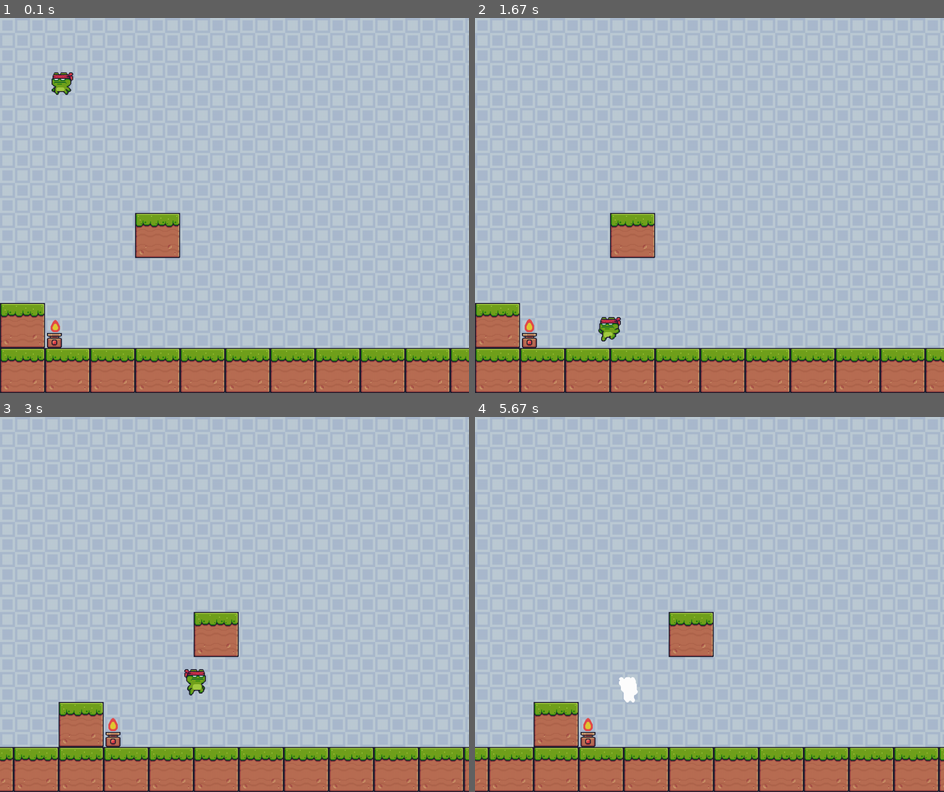
Above: before the commit, frames 1-4 (two rows, left to right).
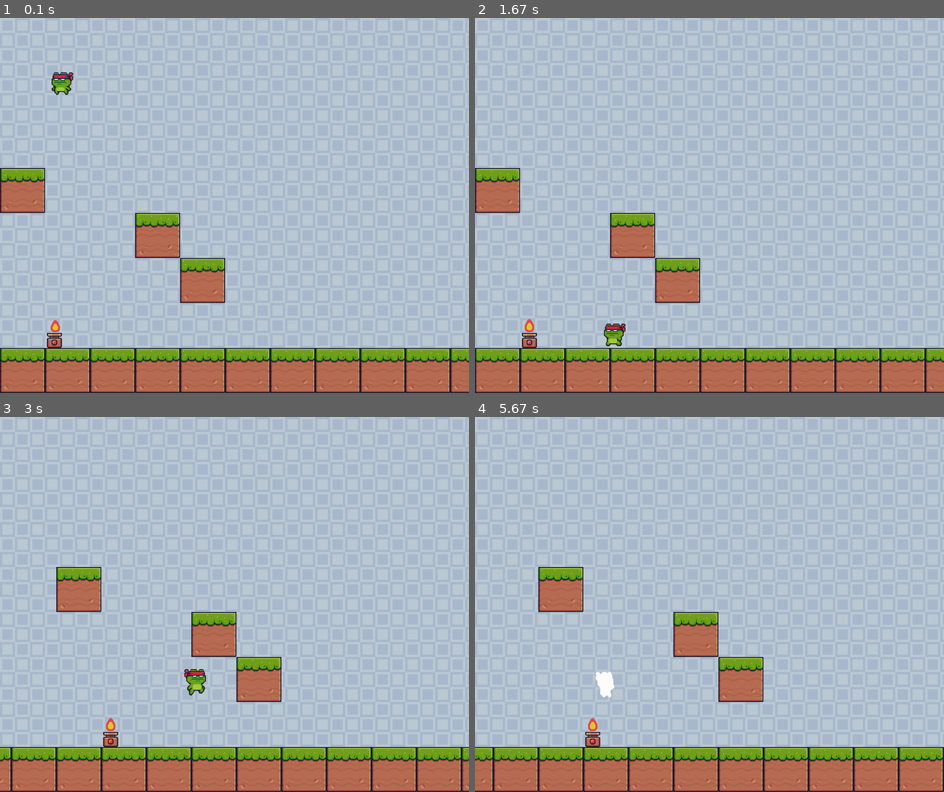
Above: after the commit, the same moments.

Repository: LucasFernandes16/Projeto-IP
Game: pygame game, started from Python-Platformer-main/Python-Platformer-main/jogo.py
Same seed, same stepped clock (60 frames per second), same inputs: the game is played once before the commit and once after it.
Inputs:
- Up to frame 1 (0.1 s): no input
- Up to frame 2 (1.67 s): hold Right 0.33-0.8 s; hold Right 0.83-1.3 s; tap Space at 0.9, 1.2, 1.4 s; hold Left from 1.33 s (still down)
- Up to frame 3 (3 s): tap Space at 1.7, 1.97, 2.27, 2.4, 2.7 s; release Left at 1.87 s; hold Left 1.9-2.3 s; hold Right 2.33-2.97 s
- Up to frame 4 (5.67 s): hold Left 3-3.47 s; tap Space at 3.07, 3.37, 3.57, 3.87, 4.07, 4.37, 4.57, 4.87, 5.13, 5.43, 5.57 s; hold Right 3.5-3.97 s; hold Right 4-4.47 s; hold Left 4.5-5.03 s; hold Left 5.07-5.47 s; hold Right from 5.5 s (still down)

The runs differ from the first frame. In frame 1, 3.5% of the frame differs, in the area x 0-48%, y 18-89%; in frame 2, 3.9%; in frame 3, 6.6%; in frame 4, 7.6%, in the area x 0-100%, y 40-100%.

Commit message:
Update jogo.py

Diff:
--- a/Python-Platformer-main/Python-Platformer-main/jogo.py
+++ b/Python-Platformer-main/Python-Platformer-main/jogo.py
@@ -68,7 +68,7 @@
     COLOR = (255, 0, 0)
     GRAVITY = 1
     SPRITES = load_sprite_sheets("MainCharacters", "NinjaFrog", 32, 32, True)
-    ANIMATION_DELAY = 3
+    ANIMATION_DELAY = 5
 
     # Aqui a altura e largura serão determinadas pela imagem q estamos usando para o nosso personagem
     def __init__(self, x, y, width, height):
@@ -296,6 +296,8 @@
 
     for obj in to_check:
         if obj and obj.name == "fire":
+            to_check = []
+            to_check = [*vertical_collide]
             player.make_hit()
 
 def main(window):
@@ -309,7 +311,8 @@
     fire.on()
     floor = [Block(i * block_size, HEIGHT - block_size, block_size)
              for i in range(-WIDTH // block_size, (WIDTH * 2) // block_size)]
-    objects = [*floor, Block(0, HEIGHT - block_size * 2, block_size),
+    objects = [*floor, Block(0, HEIGHT - block_size * 5, block_size),
+            Block(block_size * 4, HEIGHT - block_size * 3, block_size),
                Block(block_size * 3, HEIGHT - block_size * 4, block_size), fire]
 
     offset_x = 0
